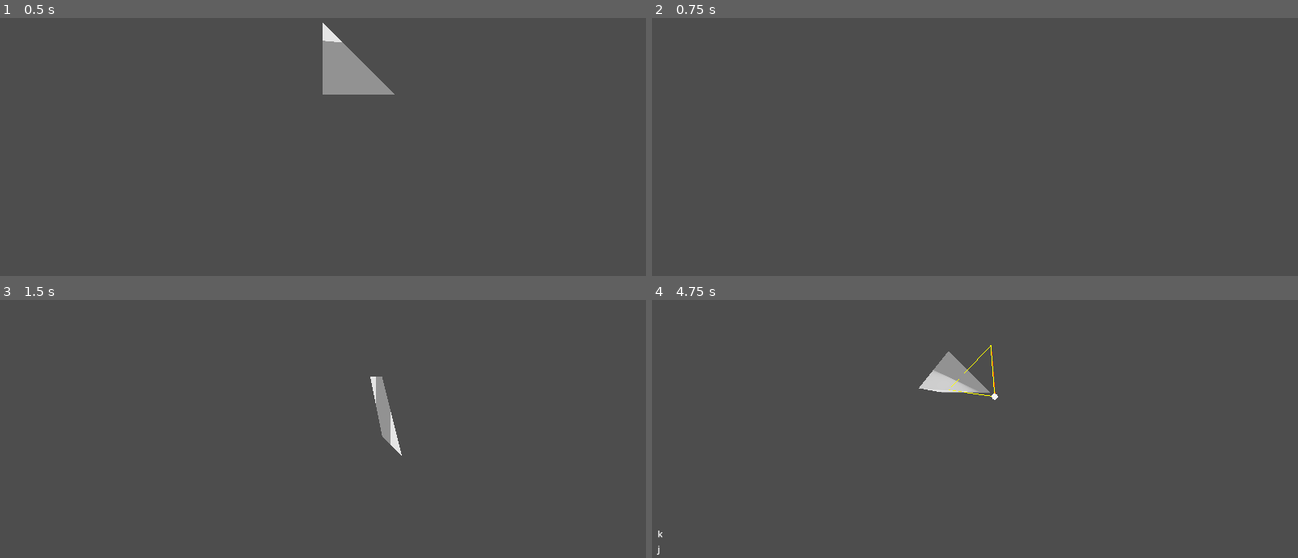
Above: before the commit, frames 1-4 (two rows, left to right).
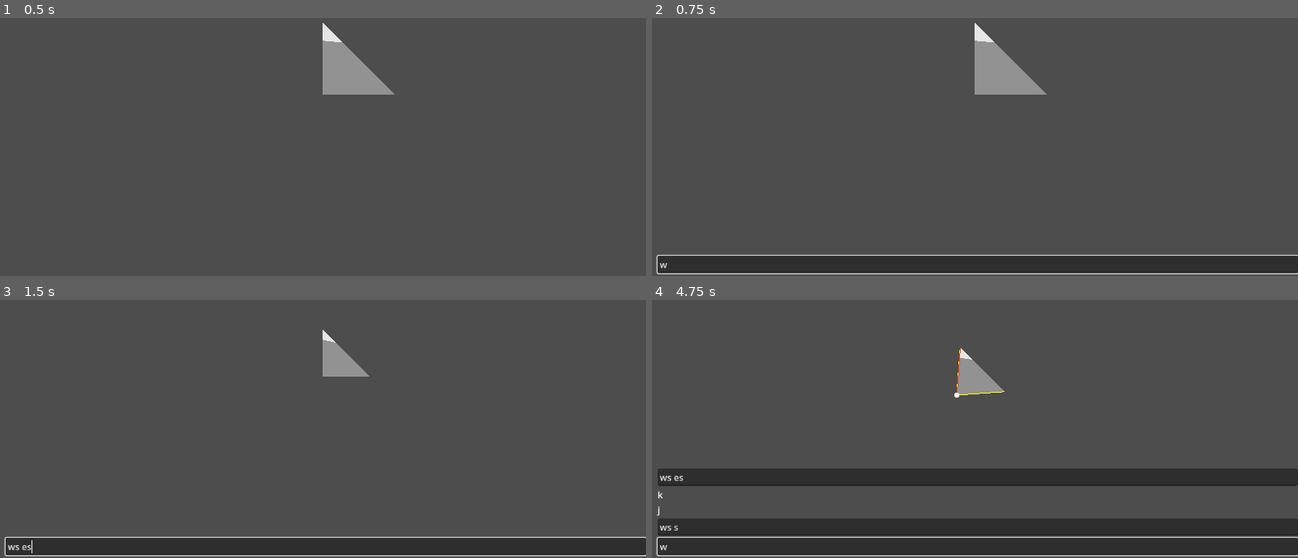
Above: after the commit, the same moments.

Repository: Y-o-p/gizmo
Game: Godot game, scene res://scenes/main.tscn
The game is run twice, just before and just after one commit, with the same random seed, the same clock (stepped at 60 frames per second) and the same inputs.
Inputs (mouse positions are in pixels of both pictures, inside the frame that each line leads up to):
- Up to frame 1 (0.5 s): no input
- Up to frame 2 (0.75 s): tap Enter at 0.5 s; move the mouse to (1117, 77) at 0.52 s; hold D (right) from 0.53 s (still down); hold W (in) from 0.53 s (still down)
- Up to frame 3 (1.5 s): tap S (out) at 0.8, 1.35 s; tap Space (swap_projection) at 1.25 s; move the mouse to (193, 395) at 1.27 s; release D (right) at 1.28 s; release W (in) at 1.28 s; hold E (down) from 1.28 s (still down)
- Up to frame 4 (4.75 s): tap W (in) at 1.55, 3.05, 4.55 s; tap Enter at 2, 3.5 s; move the mouse to (outside the picture) at 2.02 s; release E (down) at 2.03 s; hold D (right) 2.03-2.78 s; hold K (edge) 2.03-2.78 s; tap S (out) at 2.3, 3.8, 4.35 s; tap Space (swap_projection) at 2.75, 4.25 s; move the mouse to (942, 449) at 2.77 s; hold Q (up) 2.78-3.53 s; tap J (face) at 2.85 s; move the mouse to (1168, 431) at 3.52 s; hold W (in) 3.53-4.28 s; hold A (left) from 3.53 s (still down); move the mouse to (781, 323) at 4.27 s

Frame 1 is identical in both runs. In frame 2, 9.3% of the frame differs, in the area x 0-100%, y 1-100%; in frame 3, 9.0%; in frame 4, 22%, in the area x 0-100%, y 17-100%.

Commit message:
[#4] Translate is now parametric.

Diff:
--- a/gizmo/command_stack_container.gd
+++ /dev/null
@@ -1,9 +0,0 @@
-extends VBoxContainer
-
-func _ready() -> void:
-	User.stack.command_added.connect(_on_command_added)
-
-func _on_command_added(command: String):
-	var label = Label.new()
-	label.text = command
-	add_child(label)
--- a/gizmo/globals/user.gd
+++ b/gizmo/globals/user.gd
@@ -1,5 +1,6 @@
 extends Node
 
 var stack: CommandStack = preload("res://resources/cube.tres")
+var command: Command
 
 signal face_selection_made(selection)
--- a/gizmo/project.godot
+++ b/gizmo/project.godot
@@ -107,3 +107,18 @@
 "events": [Object(InputEventKey,"resource_local_to_scene":false,"resource_name":"","device":-1,"window_id":0,"alt_press …(192 unchanged characters)…
 ]
 }
+translate={
+"deadzone": 0.2,
+"events": [Object(InputEventKey,"resource_local_to_scene":false,"resource_name":"","device":-1,"window_id":0,"alt_pressed":false,"shift_pressed":false,"ctrl_pressed":false,"meta_pressed":false,"pressed":false,"keycode":0,"physical_keycode":87,"key_label":0,"unicode":119,"location":0,"echo":false,"script":null)
+]
+}
+rotate={
+"deadzone": 0.2,
+"events": [Object(InputEventKey,"resource_local_to_scene":false,"resource_name":"","device":-1,"window_id":0,"alt_pressed":false,"shift_pressed":false,"ctrl_pressed":false,"meta_pressed":false,"pressed":false,"keycode":0,"physical_keycode":69,"key_label":0,"unicode":101,"location":0,"echo":false,"script":null)
+]
+}
+scale={
+"deadzone": 0.2,
+"events": [Object(InputEventKey,"resource_local_to_scene":false,"resource_name":"","device":-1,"window_id":0,"alt_pressed":false,"shift_pressed":false,"ctrl_pressed":false,"meta_pressed":false,"pressed":false,"keycode":0,"physical_keycode":82,"key_label":0,"unicode":114,"location":0,"echo":false,"script":null)
+]
+}
--- a/gizmo/scenes/main.tscn
+++ b/gizmo/scenes/main.tscn
@@ -1,6 +1,6 @@
 [gd_scene load_steps=3 format=3 uid="uid://dvw6fgot4hlc"]
 
-[ext_resource type="Script" uid="uid://btcre3fx7fue0" path="res://command_stack_container.gd" id="2_0wfyh"]
+[ext_resource type="Script" uid="uid://btcre3fx7fue0" path="res://scripts/command_stack_container.gd" id="2_0wfyh"]
 [ext_resource type="PackedScene" uid="uid://cc6ht2rvnq6x2" path="res://scenes/model.tscn" id="2_0xm2m"]
 
 [node name="ModelView" type="Node"]
--- a/gizmo/scripts/command.gd
+++ b/gizmo/scripts/command.gd
@@ -1,4 +1,7 @@
 extends Node
+class_name Command
+
+signal started_command(param_callback: Callable)
 
 @export var selection: Selection
 
@@ -18,17 +21,20 @@
 		)
 
 	selection.model.rebuild_surface()
+	User.stack.add_command("w %f %f %f" % [delta[0], delta[1], delta[2]])
+
+func _ready() -> void:
+	User.command = self
 
 func _input(event: InputEvent) -> void:
-	if event.is_action_pressed("down"):
-		translate(Vector3.DOWN)
-	elif event.is_action_pressed("up"):
-		translate(Vector3.UP)
-	elif event.is_action_pressed("left"):
-		translate(Vector3.LEFT)
-	elif event.is_action_pressed("right"):
-		translate(Vector3.RIGHT)
-	elif event.is_action_pressed("out"):
-		translate(Vector3.BACK)
-	elif event.is_action_pressed("in"):
-		translate(Vector3.FORWARD)
+	if event.is_action_pressed("translate"):
+		started_command.emit(func(parameters: String):
+			var tokens: PackedStringArray = parameters.split(" ")
+			if tokens.size() < 3:
+				return
+
+			if not (tokens[0].is_valid_float() and tokens[1].is_valid_float() and tokens[2].is_valid_float()):
+				return
+
+			translate(Vector3(tokens[0].to_float(), tokens[1].to_float(), tokens[2].to_float()))
+		)
--- /dev/null
+++ b/gizmo/scripts/command_stack_container.gd
@@ -0,0 +1,19 @@
+extends VBoxContainer
+
+func _ready() -> void:
+	User.stack.command_added.connect(_on_command_added)
+	User.command.started_command.connect(_on_command_started)
+
+func _on_command_added(command: String):
+	var label = Label.new()
+	label.text = command
+	add_child(label)
+
+func _on_command_started(parameter_callback: Callable):
+	var edit = LineEdit.new()
+	add_child(edit)
+	edit.grab_focus()
+	edit.text_submitted.connect(func(parameters: String):
+		edit.queue_free()
+		parameter_callback.call(parameters)
+	)
Renamed: gizmo/command_stack_container.gd.uid -> gizmo/scripts/command_stack_container.gd.uid
